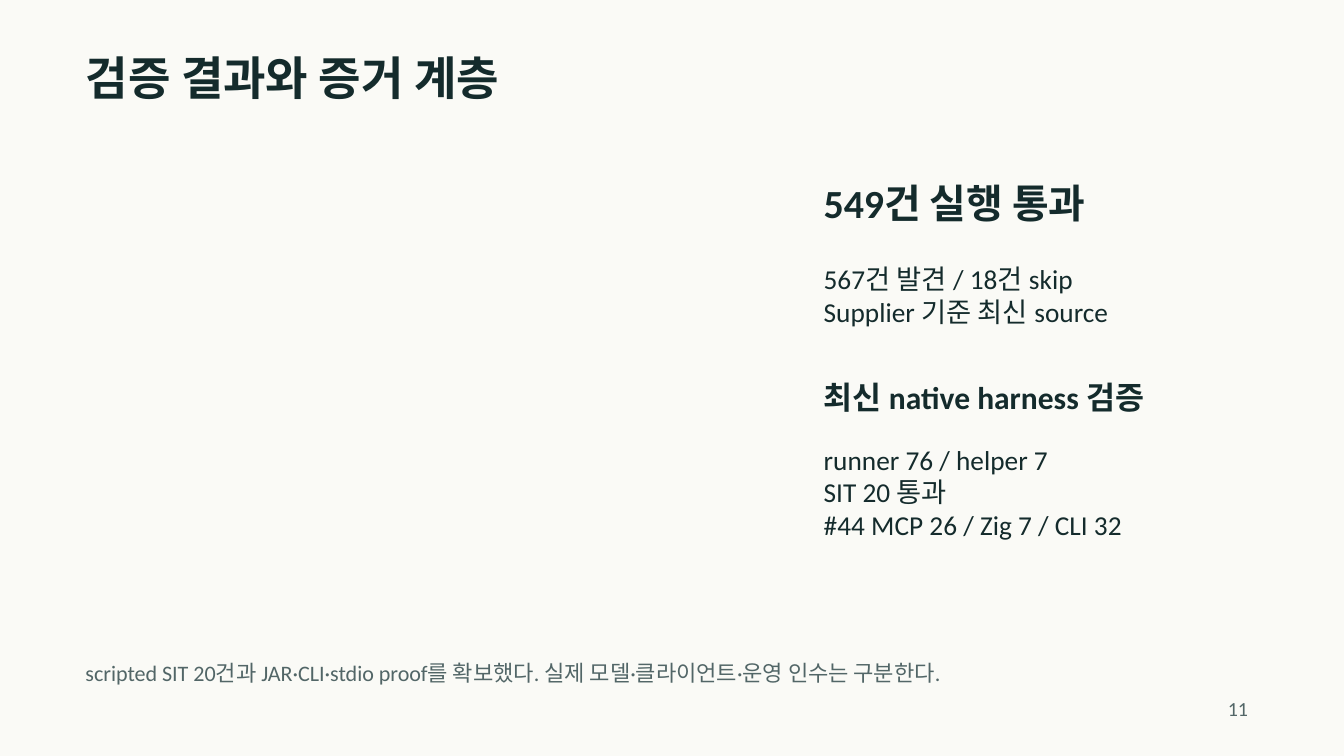
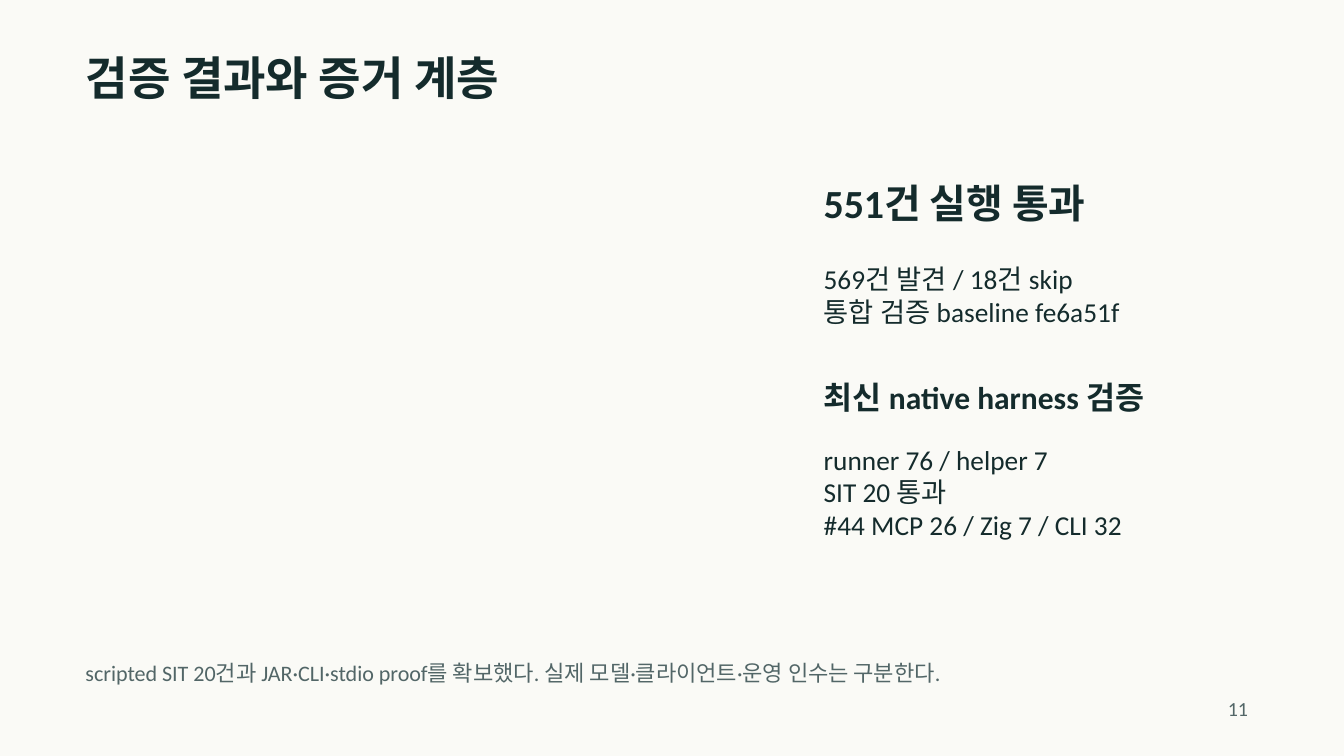
Before and after one commit to se0nghe0n/mulino-coreano-erp, a slide deck: slide 11 of docs/portfolio/mulino-coreano-portfolio-ko.pptx. Drawn at 1344x756 pixels with LibreOffice and Linux fonts; fonts in the diff are those of the drawing. Boxes give left, top, right and bottom in pixels: in the first picture for what was removed or moved away, otherwise in the second. Text is boxed around its words. In the diff, an @@ line names an element or a change of style, - is before the commit and + after.

Commit message:
docs(portfolio): 통합 검증 551건과 baseline 근거 갱신

```diff
--- a/docs/portfolio/mulino-coreano-portfolio-ko.pptx
+++ b/docs/portfolio/mulino-coreano-portfolio-ko.pptx
@@ text at (x1=824, y1=184, x2=1085, y2=222): text changed @@
-549건 실행 통과
+551건 실행 통과
@@ text at (x1=824, y1=266, x2=1119, y2=324): text changed @@
-567건 발견 / 18건 skip
-Supplier 기준 최신 source
+569건 발견 / 18건 skip
+통합 검증 baseline fe6a51f
```
Also in this commit, not shown: 4 other files.
